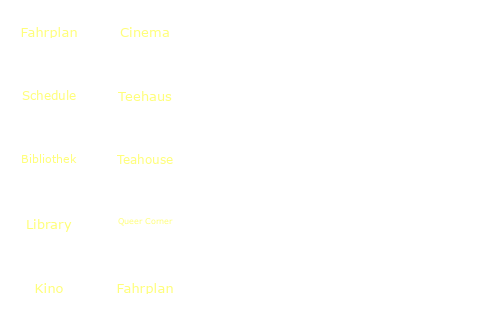
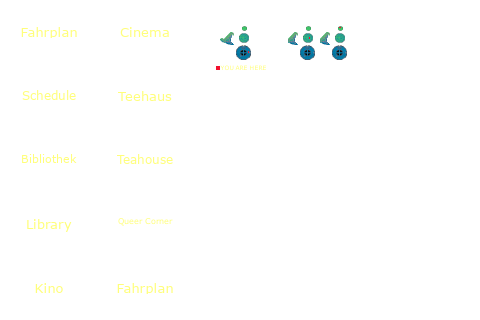
Layer changes from the first w=480, h=320 image to the second:
added layer "Karte" above "Hintergrund" over box(216, 26, 347, 71)
